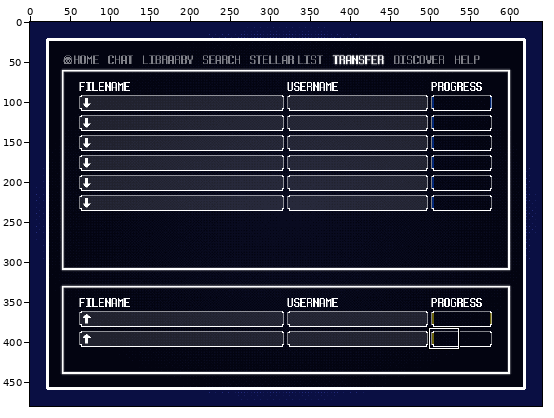
Pixel-art file -- languages/tr_TR/assets/images/overworldObjects/foundry/napster.ase. Above, an overview of the earlier version with the close-up marked.
Close-up. As it was:
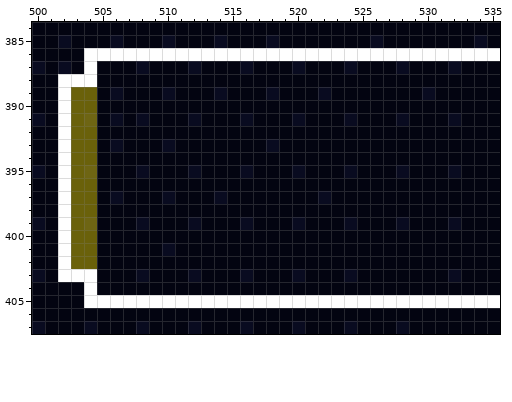
640x480 pixels, 1 frame. Colours within 5 levels of each other are drawn and written as one. Shown: x 500..535, y 384..407. The commit also changed other parts of the picture, which this record leaves out.
Once edited:
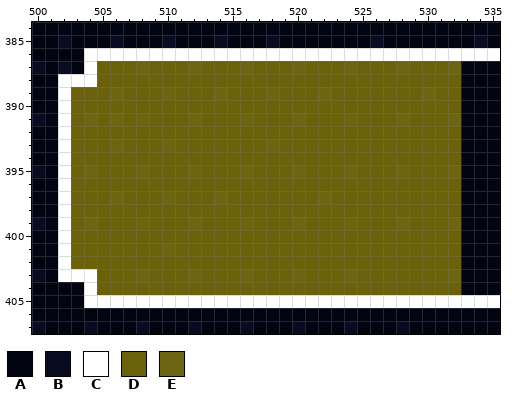
Palette (. is transparent): A #030411  B #090b20  C #ffffff  D #6a610a  E #6e6513
Change:
Changed rows in their new state; - is an unchanged pixel.
Layer "Layer 3":
first column x 505:
387 DDDEDDDEDDDEDDDEDDDEDDDEDDDE
388 DDDDDDDDDDDDDDDDDDDDDDDDDDDD
389 DEDDDEDDDEDDDEDDDEDDDDDDDEDD
390 DDDDDDDDDDDDDDDDDDDDDDDDDDDD
391 DEDEDDDEDDDEDDDEDDDEDDDEDDDE
392 DDDDDDDDDDDDDDDDDDDDDDDDDDDD
393 DEDDDEDDDDDDDEDDDDDDDDDDDDDD
394 DDDDDDDDDDDDDDDDDDDDDDDDDDDD
395 DDDEDDDEDDDEDDDEDDDEDDDEDDDE
396 DDDDDDDDDDDDDDDDDDDDDDDDDDDD
397 DEDDDEDDDEDDDDDDDEDDDDDDDDDD
398 DDDDDDDDDDDDDDDDDDDDDDDDDDDD
399 DDDEDDDEDDDEDDDEDDDEDDDEDDDE
400 DDDDDDDDDDDDDDDDDDDDDDDDDDDD
401 DDDDDEDDDDDDDDDDDDDDDDDDDDDD
402 DDDDDDDDDDDDDDDDDDDDDDDDDDDD
403 DDDEDDDEDDDEDDDEDDDEDDDDDDDE
404 DDDDDDDDDDDDDDDDDDDDDDDDDDDD
Pixel boxes of the changes (left, top, right, bottom) in both close-ups:
changed: (97, 61, 461, 295)
